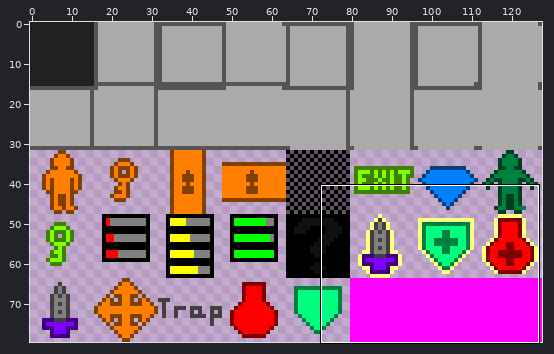
Sprite sheet -- FortuneHunter/FortuneHunter/assets/images/tiles.png. The picture above shows the old version from afar; the outline marks the close-up.
Close-up. Before the edit:
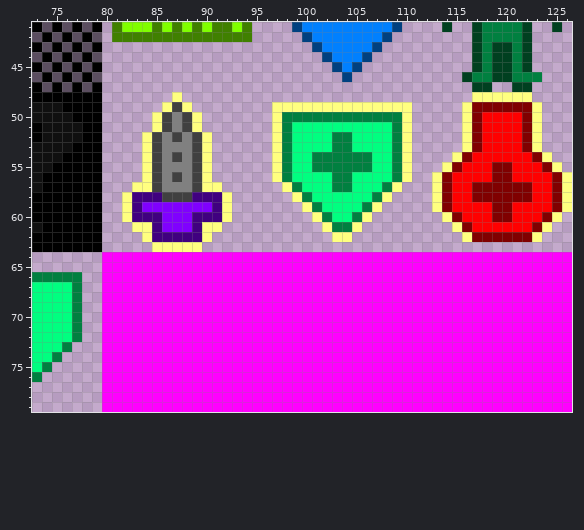
The file is 128x80 pixels. Shown: x 73..126, y 41..79.
After the commit:
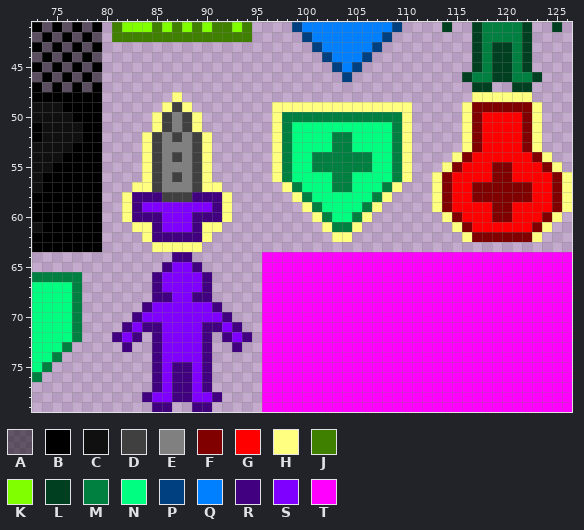
Palette (. is transparent): A #00000080  B #000000  C #101010  D #404040  E #808080  F #800000  G #ff0000  H #ffff80  J #408000  K #80ff00  L #004020  M #008040  N #00ff80  P #004080  Q #0080ff  R #400080  S #8000ff  T #ff00ff
From old to new:
The edit turns colour M into colour L in row 46 at x 123.
The edit turns colour T into colour R in row 64 at x 87 to 88; in row 65 at x 86 and 89; in rows 66 to 67 at x 85 and 90; in row 68 at x 85 to 86 and 89 to 90; in row 69 at x 84 and 91; in row 70 at x 83 and 92.
The edit turns colour T into colour R in row 71 at x 82, 84 to 85, 90 to 91 and 93; in row 72 at x 81, 83, 85, 90, 92 and 94; in row 73 at x 82, 85, 90 and 93; in row 74 at x 85 and 90; in rows 75 to 77 at x 85, 87 to 88 and 90; in row 78 at x 84, 87 to 88 and 91.
The edit turns colour T into colour R in row 79 at x 85 to 86 and 89 to 90.
The edit turns colour T into colour S in row 65 at x 87 to 88; in rows 66 to 67 at x 86 to 89; in row 68 at x 87 to 88; in row 69 at x 85 to 90; in row 70 at x 84 to 91; in row 71 at x 83, 86 to 89 and 92.
The edit turns colour T into colour S in row 72 at x 82, 86 to 89 and 93; in rows 73 to 74 at x 86 to 89; in rows 75 to 77 at x 86 and 89; in row 78 at x 85 to 86 and 89 to 90.
The author cleared colour T in row 64 at x 80 to 86 and 89 to 95; in row 65 at x 80 to 85 and 90 to 95; in rows 66 to 68 at x 80 to 84 and 91 to 95; in row 69 at x 80 to 83 and 92 to 95; in row 70 at x 80 to 82 and 93 to 95; in row 71 at x 80 to 81 and 94 to 95.
The author cleared colour T in row 72 at x 80, 84, 91 and 95; in row 73 at x 80 to 81, 83 to 84, 91 to 92 and 94 to 95; in rows 74 to 77 at x 80 to 84 and 91 to 95; in row 78 at x 80 to 83 and 92 to 95; in row 79 at x 80 to 84, 87 to 88 and 91 to 95.
